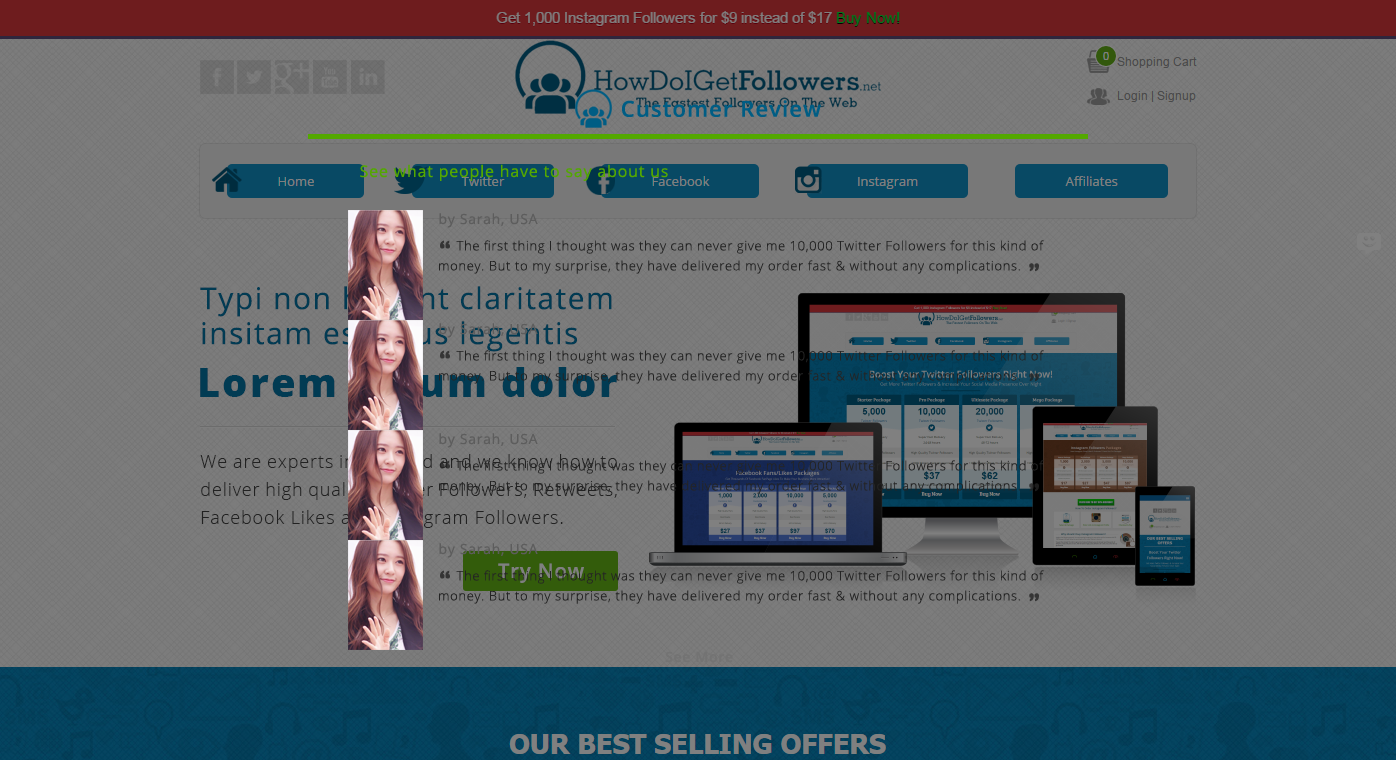
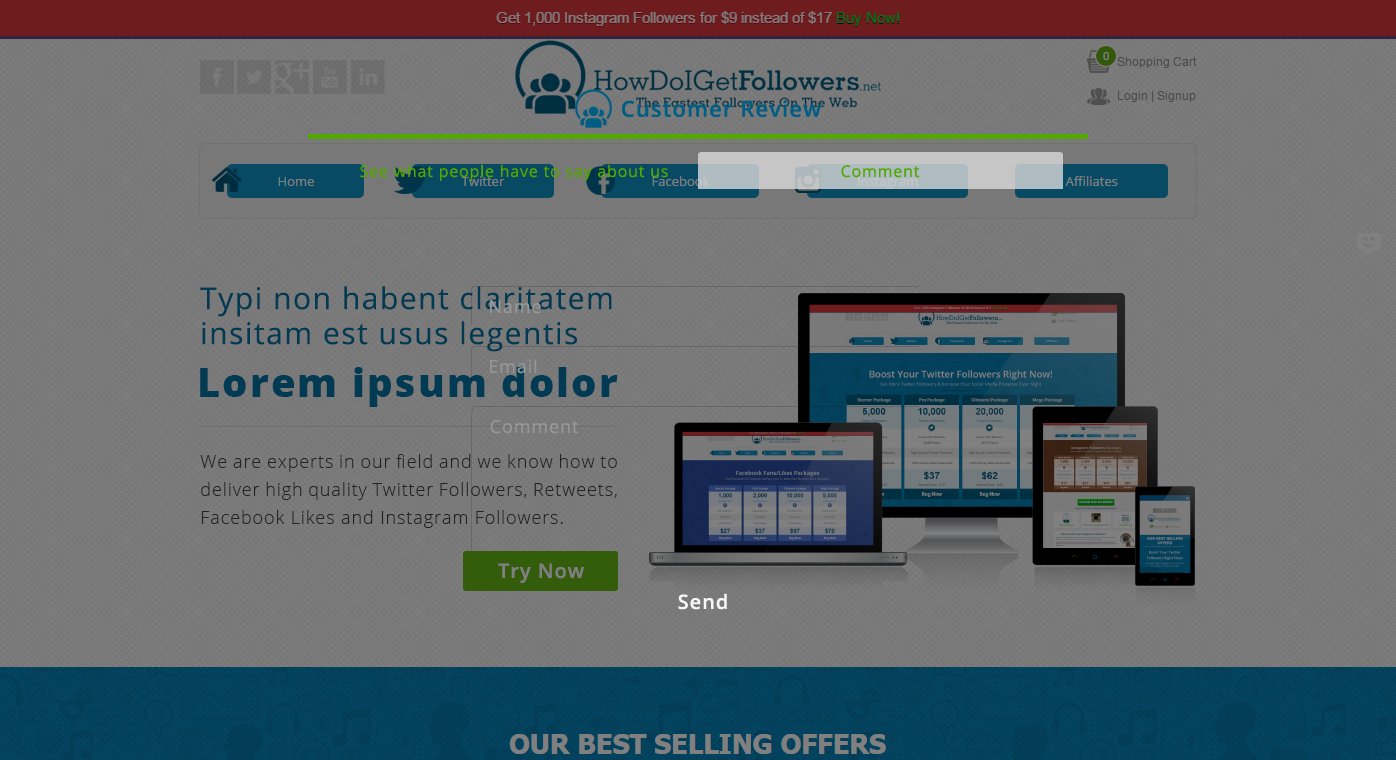
Two versions of the same layered image (1396 x 760). Layer-by-layer changes:
added layer "Comment" (1st of 2, in "popup" › "tit") in group "tit" over [841,165,920,178]
added layer "Rounded Rectangle 4" (80%) in group "tit" over [698,152,1063,189]
added group "comment" (1st of 2, in "popup") with 16 layers in group "popup" over [471,286,921,610]
added layer "Send" in group "comment" over [678,593,727,610]
added layer "Comment" (2nd of 2, in "popup" › "comment") in group "comment" over [490,419,578,434]
added layer "Email" in group "comment" over [490,359,537,374]
added layer "Name" in group "comment" over [490,300,541,314]
added group "fiel" with 4 layers in group "comment" over [471,286,921,556]
added layer "Layer 5" (15%) in group "fiel" over [471,286,921,556]
moved "button" (1st of 2, in "popup" › "review") into group "review" over [666,651,733,663]
moved "comment copy 3" into group "review" over [348,540,1044,650]
moved "comment copy 2" into group "review" over [348,430,1044,540]
moved "comment copy" into group "review" over [348,320,1044,430]
moved "comment" (2nd of 2, in "popup" › "review") into group "review" over [348,210,1044,320]
